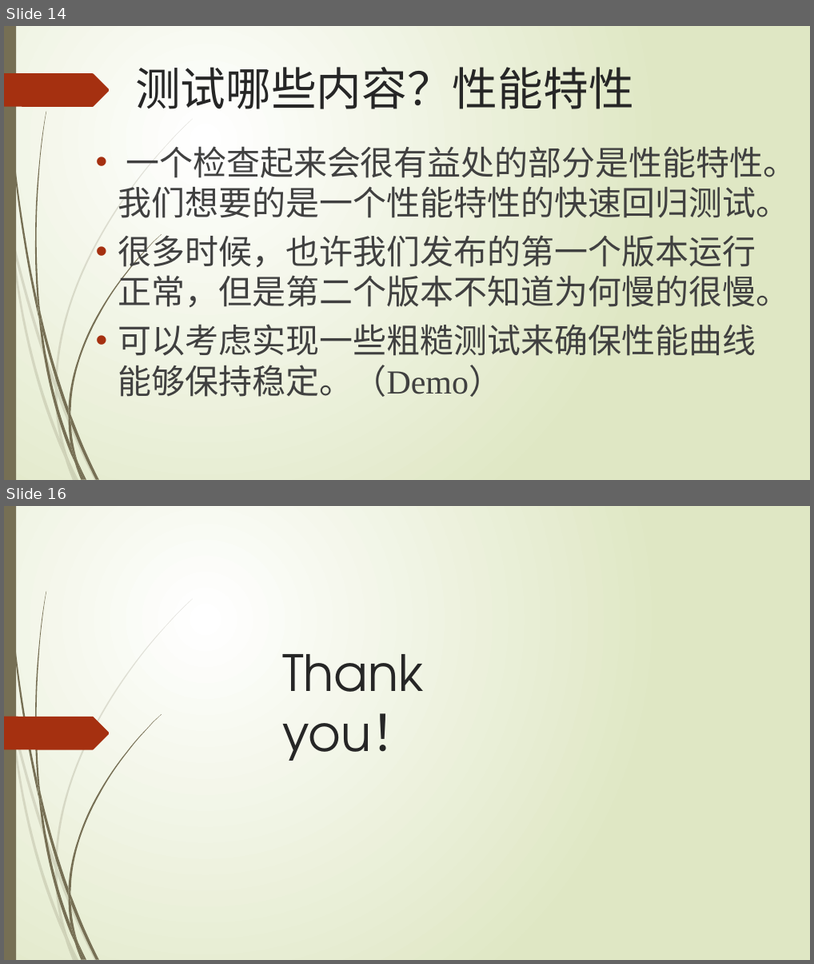
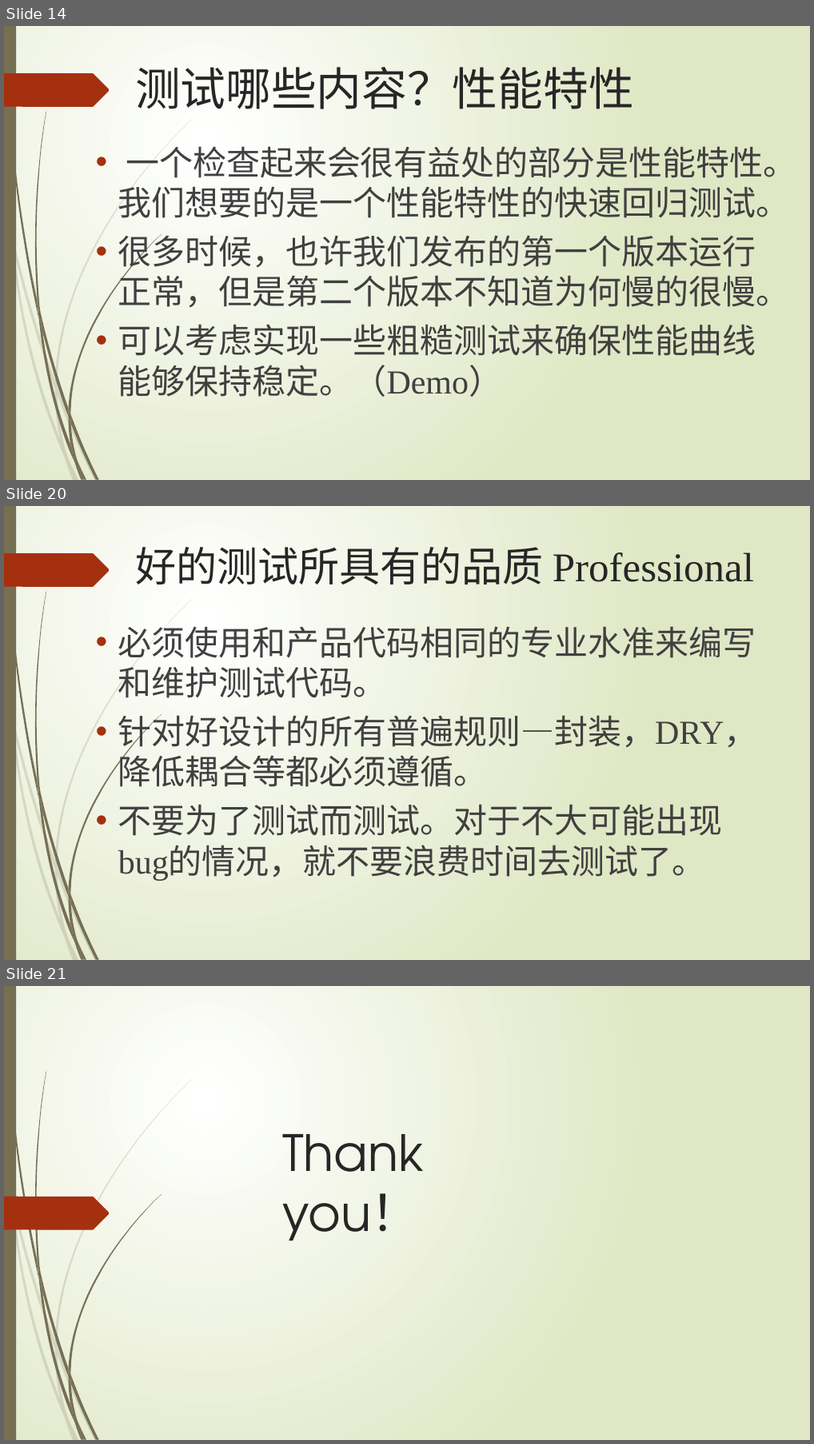
Before and after one commit to SilverFox8588/UnitTestDemo, a slide deck: 单元测试之道.pptx. Shown one above the other, each under a label of ours: slides 14 and 16 before the commit, slides 14, 20 and 21 after it; the slides between them are not shown. The pictures are 814x964 and 814x1444 pixels, drawn with LibreOffice and Linux fonts; fonts in the diff are those of the drawing. Boxes give left, top, right and bottom in pixels: in the first picture for what was removed or moved away, otherwise in the second. Text is boxed around its words. In the diff, an @@ line names an element or a change of style, - is before the commit and + after.

```diff
--- a/单元测试之道.pptx
+++ b/单元测试之道.pptx
@@ slide 20 added at (x1=4, y1=506, x2=810, y2=960), background gradient #FFFFFF to #DFE8C4; not listed: 24 template elements that a slide beside it also shows @@
@@ title added at (x1=135, y1=547, x2=754, y2=584), 48.6 pt, text #262626 @@
+好的测试所具有的品质 Professional
@@ text added at (x1=118, y1=621, x2=758, y2=880), 40 pt, text #404040 @@
+• 必须使用和产品代码相同的专业水准来编写和维护测试代码。
+• 针对好设计的所有普遍规则—封装，DRY，降低耦合等都必须遵循。
+• 不要为了测试而测试。对于不大可能出现bug的情况，就不要浪费时间去测试了。
@@ what was slide 16 is now slide 21 @@
```
Also in this commit, not shown: 1 slide changed, 4 other slides added, 6 other files.
